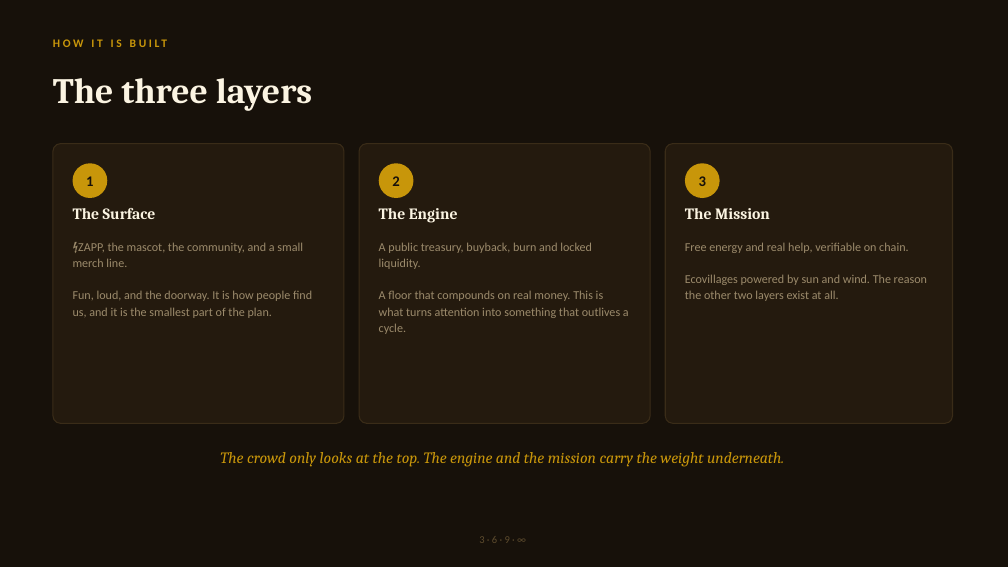
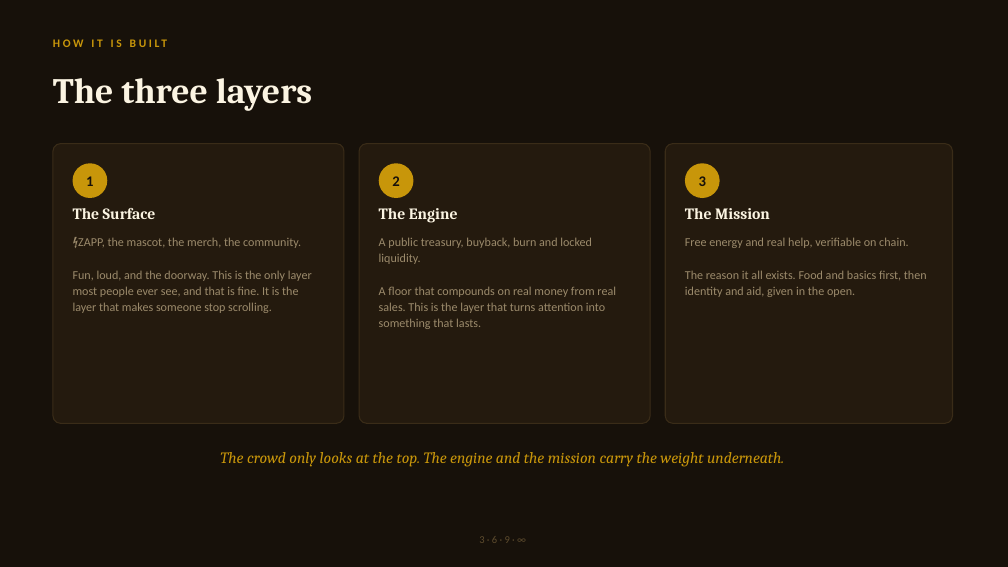
Before and after one commit to anatomyofagoalofficial-lab/zapp369, a slide deck: slide 6 of ZAPP_Deck.pptx (slide 10 before the commit). Drawn at 1008x567 pixels with LibreOffice and Linux fonts; fonts in the diff are those of the drawing. Boxes give left, top, right and bottom in pixels: in the first picture for what was removed or moved away, otherwise in the second. Text is boxed around its words. In the diff, an @@ line names an element or a change of style, - is before the commit and + after.

```diff
--- a/ZAPP_Deck.pptx
+++ b/ZAPP_Deck.pptx
@@ text at box(73, 237, 312, 313): text changed @@
-⚡ZAPP, the mascot, the community, and a small merch line.
-Fun, loud, and the doorway. It is how people find us, and it is the smallest part of the plan.
+⚡ZAPP, the mascot, the merch, the community.
+Fun, loud, and the doorway. This is the only layer most people ever see, and that is fine. It is the layer that makes someone stop scrolling.
@@ text at box(379, 286, 616, 329): text changed @@
-A floor that compounds on real money. This is what turns attention into something that outlives a cycle.
+A floor that compounds on real money from real sales. This is the layer that turns attention into something that lasts.
@@ text at box(685, 270, 927, 297): text changed @@
-Ecovillages powered by sun and wind. The reason the other two layers exist at all.
+The reason it all exists. Food and basics first, then identity and aid, given in the open.
```
Also in this commit, not shown: 12 other slides changed, 4 slides added, 5 slides removed, 4 other files.
